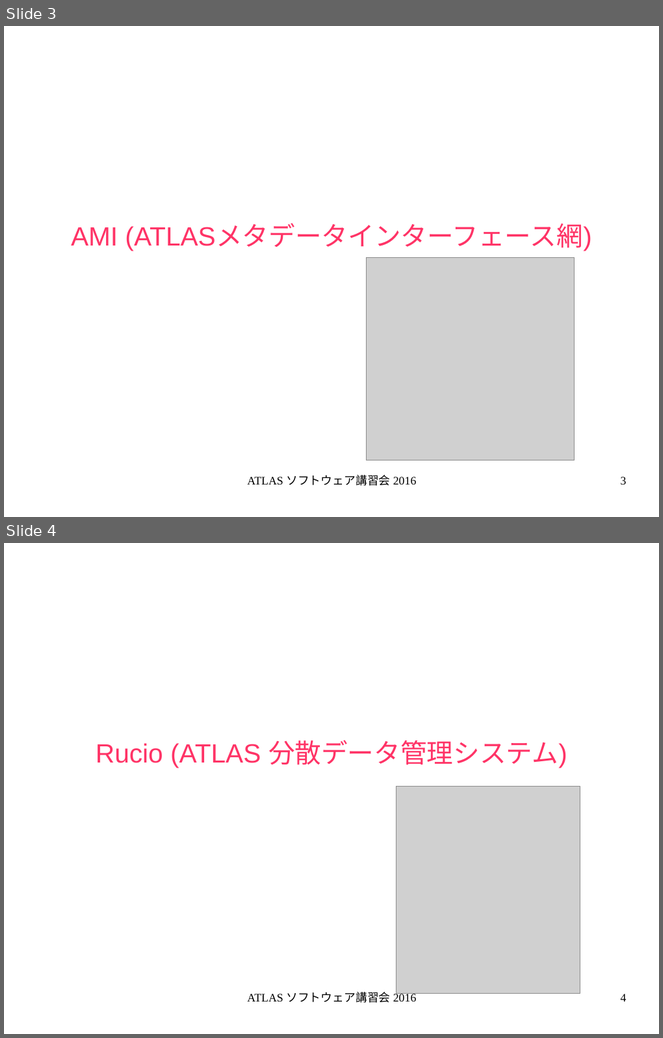
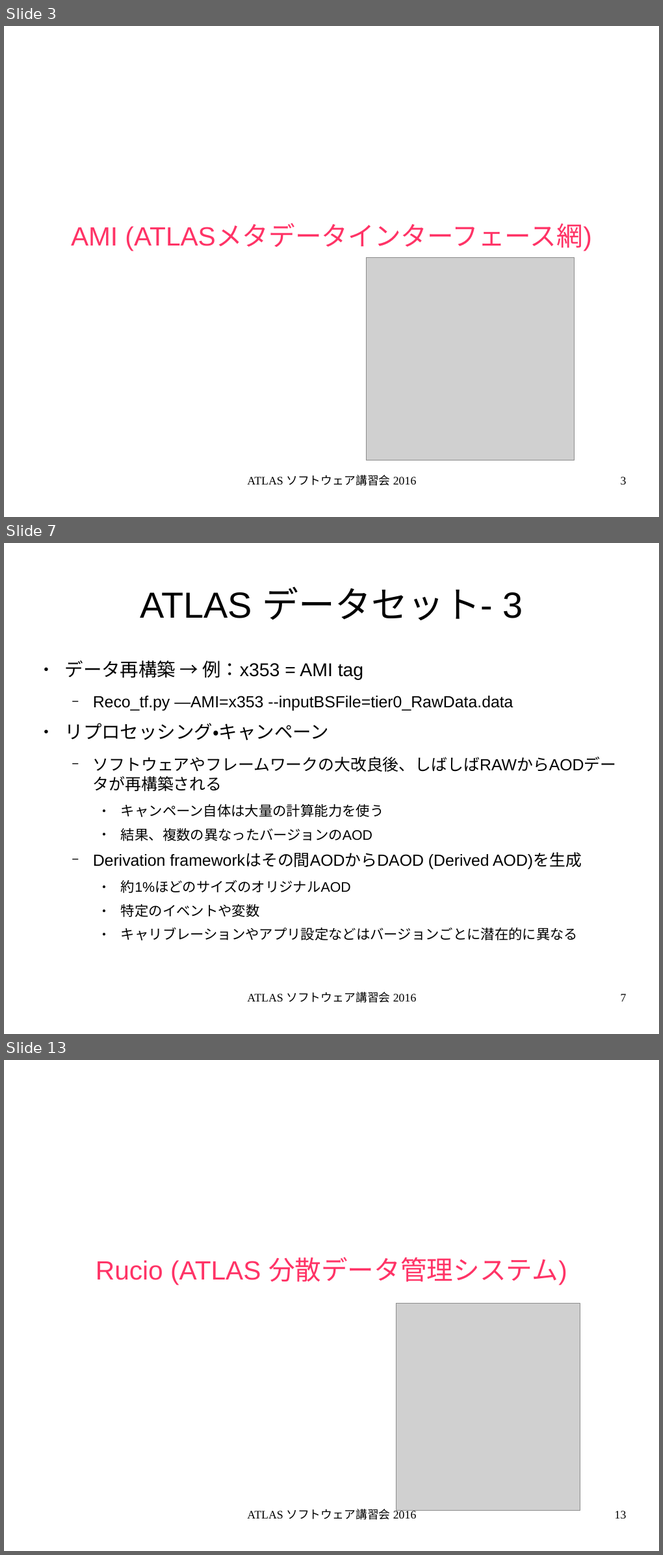
Before and after one commit to GenKawamura/2016-ATLAS-Japan-computing-tutorial, a slide deck: slides/odp/data_management.odp. Shown one above the other, each under a label of ours: slides 3 and 4 before the commit, slides 3, 7 and 13 after it; the slides between them are not shown. The pictures are 663x1038 and 663x1555 pixels, drawn with LibreOffice and Linux fonts; fonts in the diff are those of the drawing; grey boxes stand for pictures. Boxes give left, top, right and bottom in pixels: in the first picture for what was removed or moved away, otherwise in the second. Text is boxed around its words. In the diff, an @@ line names an element or a change of style, - is before the commit and + after.

```diff
--- a/slides/odp/data_management.odp
+++ b/slides/odp/data_management.odp
@@ slide 7 added at (x1=4, y1=543, x2=659, y2=1034), background #FFFFFF @@
@@ title added at (x1=140, y1=587, x2=523, y2=620), 44 pt, text #000000 @@
+ATLAS データセット- 3
@@ text added at (x1=65, y1=661, x2=617, y2=941), 19.6 pt, text #000000 @@
+● データ再構築 → 例：x353 = AMI tag
+  − Reco_tf.py —AMI=x353 --inputBSFile=tier0_RawData.data
+● リプロセッシング・キャンペーン
+  − ソフトウェアやフレームワークの大改良後、しばしばRAWからAODデータが再構築される
+    ● キャンペーン自体は大量の計算能力を使う
+    ● 結果、複数の異なったバージョンのAOD
+  − Derivation frameworkはその間AODからDAOD (Derived AOD)を生成
+    ● 約1%ほどのサイズのオリジナルAOD
+    ● 特定のイベントや変数
+    ● キャリブレーションやアプリ設定などはバージョンごとに潜在的に異なる
@@ text added at (x1=247, y1=992, x2=417, y2=1003), 14 pt, text #000000 @@
+ATLAS ソフトウェア講習会 2016
@@ page number added at (x1=621, y1=994, x2=627, y2=1002), 14 pt, text #000000 @@
+7
@@ what was slide 4 is now slide 13 @@
@@ page number at (x1=615, y1=1511, x2=627, y2=1519): text changed @@
-4
+13
```
Also in this commit, not shown: 2 slides changed, 8 other slides added, 6 other files.
